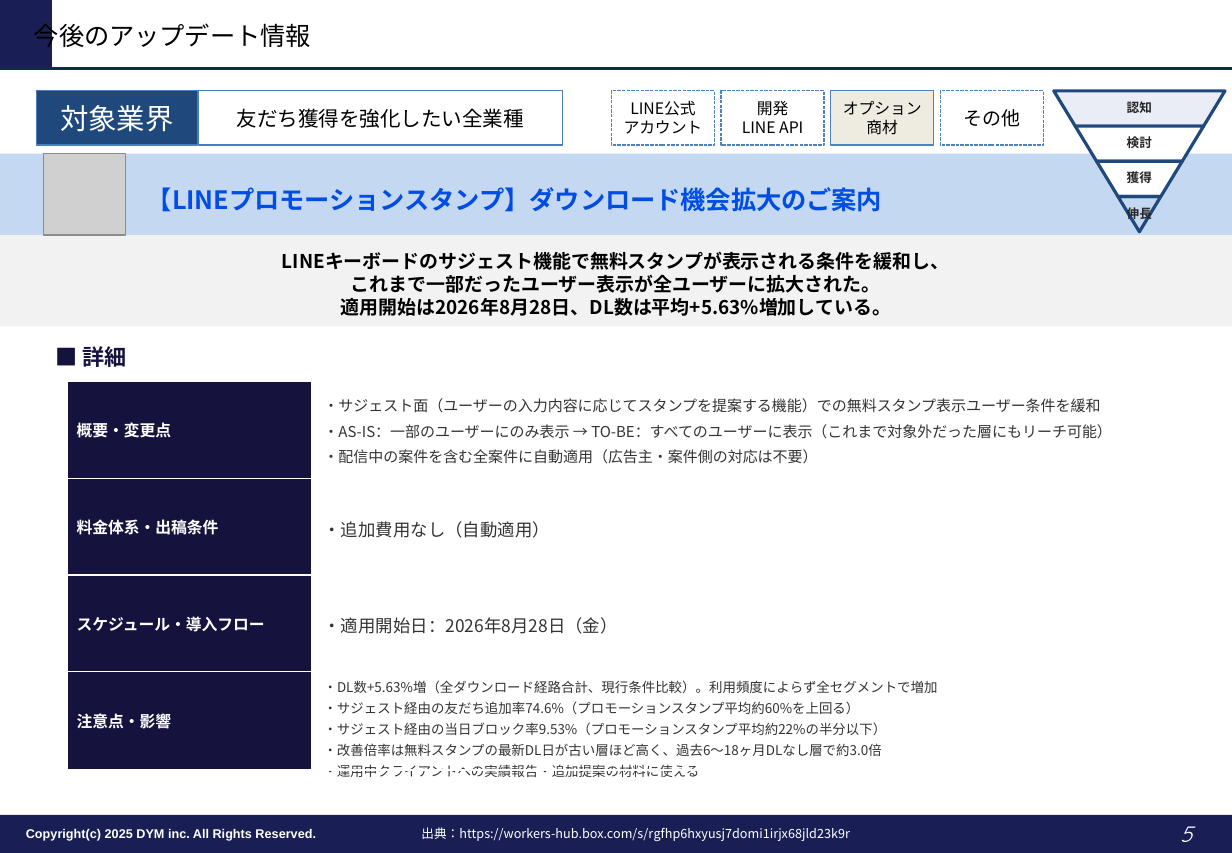
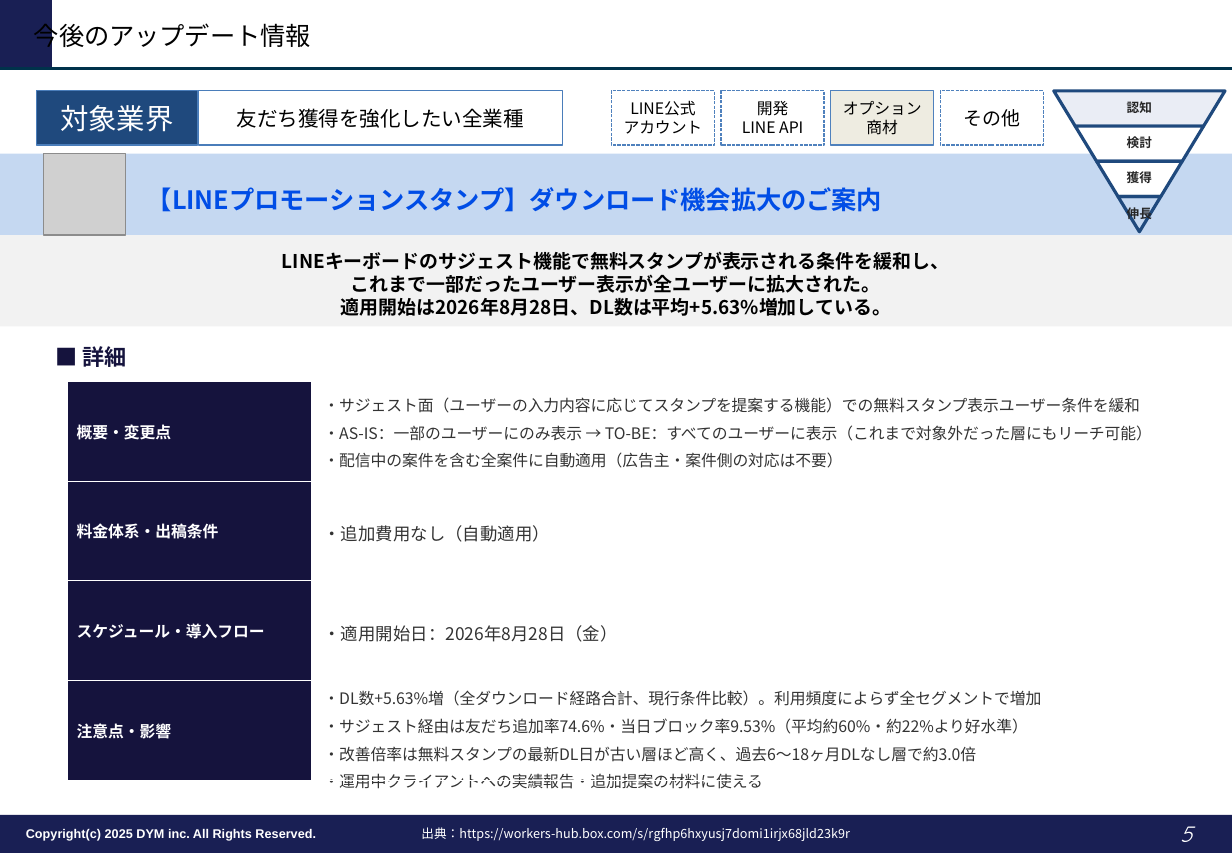
Before and after one commit to tonomura-r-dev/folder, a slide deck: slide 5 of LINEOA媒体最新情報_2026年9月トレンドレポート.pptx. Drawn at 1232x853 pixels with LibreOffice and Linux fonts; fonts in the diff are those of the drawing; grey boxes stand for pictures; background and template pictures are left out. Boxes give left, top, right and bottom in pixels: in the first picture for what was removed or moved away, otherwise in the second. Text is boxed around its words. In the diff, an @@ line names an element or a change of style, - is before the commit and + after.

```diff
--- a/LINEOA媒体最新情報_2026年9月トレンドレポート.pptx
+++ b/LINEOA媒体最新情報_2026年9月トレンドレポート.pptx
@@ table at (x1=68, y1=382, x2=1229, y2=793) @@
-row 4, column 2: ・DL数+5.63%増（全ダウンロード経路合計、現行条件比較）。利用頻度によらず全セグメントで増加 / ・サジェスト経由の友だち追加率74.6%（プロモーションスタンプ平均約60%を上回る） / ・サジェスト経由の当日ブロック率9.53%（プロモーションスタンプ平均約22%の半分以下） / ・改善倍率は無料スタンプの最新DL日が古い層ほど高く、過去6〜18ヶ月DLなし層で約3.0倍 / ・運用中クライアントへの実績報告・追加提案の材料に使える
+row 4, column 2: ・DL数+5.63%増（全ダウンロード経路合計、現行条件比較）。利用頻度によらず全セグメントで増加 / ・サジェスト経由は友だち追加率74.6%・当日ブロック率9.53%（平均約60%・約22%より好水準） / ・改善倍率は無料スタンプの最新DL日が古い層ほど高く、過去6〜18ヶ月DLなし層で約3.0倍 / ・運用中クライアントへの実績報告・追加提案の材料に使える
@@ size 9.5 to 10 pt in "・サジェスト面（ユーザーの入力内容に応じてスタンプを提案する機能）での無料スタンプ表示ユーザー条件を緩和", "・AS-IS：一部のユーザーにのみ表示 → TO-BE：すべてのユーザーに表示（これまで対象外だった層にもリーチ可能）", "・配信中の案件を含む全案件に自動適用（広告主・案件側の対応は不要）" @@
@@ line spacing 1.05 to 1.08 @@
```
Also in this commit, not shown: 5 other slides changed, 3 other files.
